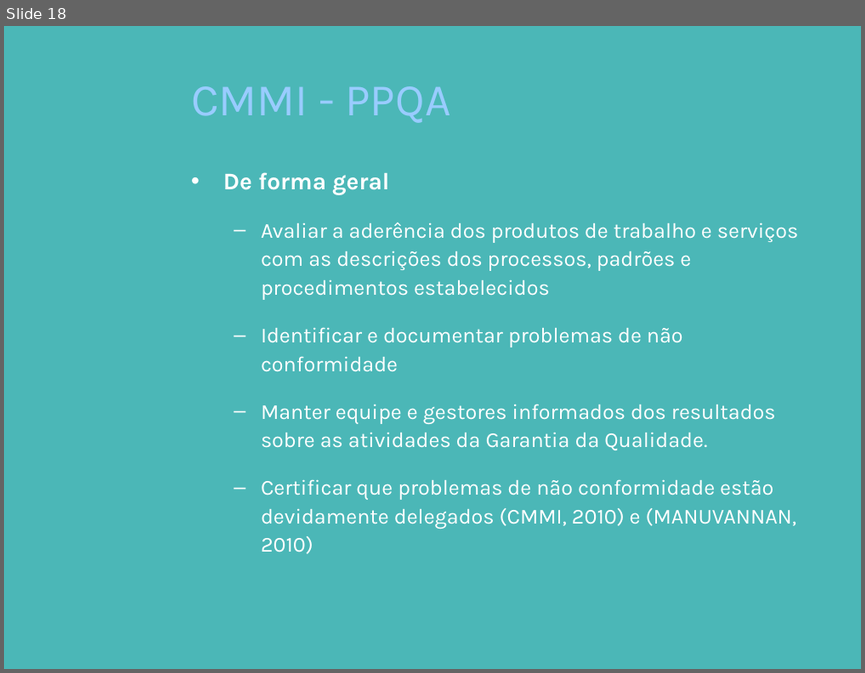
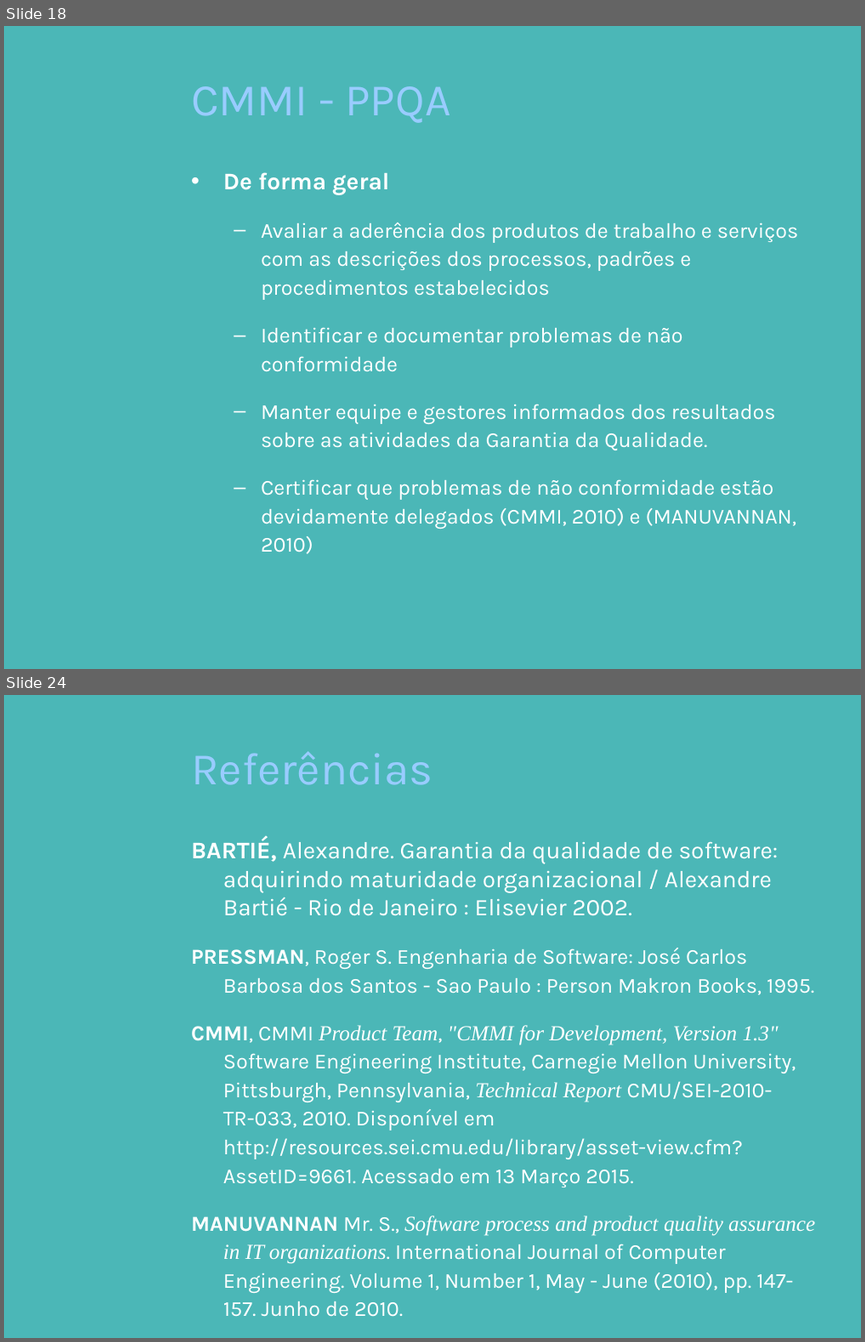
Before and after one commit to pddnew/monografia, a slide deck: presentation/presentation_1.0.0.pptx. Shown one above the other, each under a label of ours: slide 18 before the commit, slides 18 and 24 after it; the slides between them are not shown. The pictures are 865x673 and 865x1342 pixels, drawn with LibreOffice and Linux fonts; fonts in the diff are those of the drawing; background and template pictures are left out. Boxes give left, top, right and bottom in pixels: in the first picture for what was removed or moved away, otherwise in the second. Text is boxed around its words. In the diff, an @@ line names an element or a change of style, - is before the commit and + after.

```diff
--- a/presentation/presentation_1.0.0.pptx
+++ b/presentation/presentation_1.0.0.pptx
@@ slide 24 added at box(4, 695, 861, 1338), background picture (left out) @@
@@ title added at box(191, 751, 433, 785), 38 pt, text #99CCFF @@
+Referências
@@ text added at box(191, 837, 815, 1316), 18 pt, text #FFFFFF @@
+BARTIÉ, Alexandre. Garantia da qualidade de software: adquirindo maturidade organizacional / Alexandre Bartié - Rio de Janeiro : Elisevier 2002.
+PRESSMAN, Roger S. Engenharia de Software: José Carlos Barbosa dos Santos - Sao Paulo : Person Makron Books, 1995.
+CMMI, CMMI Product Team, "CMMI for Development, Version 1.3" Software Engineering Institute, Carnegie Mellon University, Pittsburgh, Pennsylvania, Technical Report CMU/SEI-2010-TR-033, 2010. Disponível em http://resources.sei.cmu.edu/library/asset-view.cfm?AssetID=9661. Acessado em 13 Março 2015.
+MANUVANNAN Mr. S., Software process and product quality assurance in IT organizations. International Journal of Computer Engineering. Volume 1, Number 1, May - June (2010), pp. 147-157. Junho de 2010.
```
Also in this commit, not shown: 1 slide changed, 4 other slides added, 6 other files.
